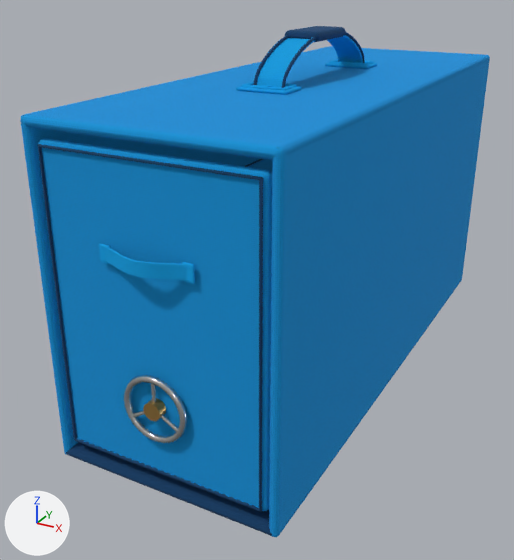
Two versions of the glTF model wave-volume-5-storage.glb, one commit apart.
Camera for both pictures: a camera (50 mm lens) standing at (0.174, -0.385, 0.235) and looking at (-0.019, -0.035, 0.06). The axes (+X, +Y, +Z) are drawn at lower left. The lights are the same throughout. The first picture is the older version. Where no turn or scale is listed for an object, it has been applied to the vertices.

Names of what the first picture shows: 'Cabinet_bottom', 'Cabinet_side', 'Cabinet_side.001', 'Cabinet_top', 'Carry_handle_anchor_cross.001', 'Carry_handle_anchor_seam', 'Carry_handle_anchor_seam.001', 'Carry_handle_anchor_seam_stitch', 'Carry_handle_padded_grip', 'Carry_handle_webbing', 'Drawer_front', 'Drawer_side', 'Drawer_webbing_pull', 'Drawer_webbing_pull_stitched_end', 'Drawer_webbing_pull_stitched_end.001', 'Front_sewn_edge', 'Front_sewn_edge_stitch', 'Handwheel_rim' and 8 more.
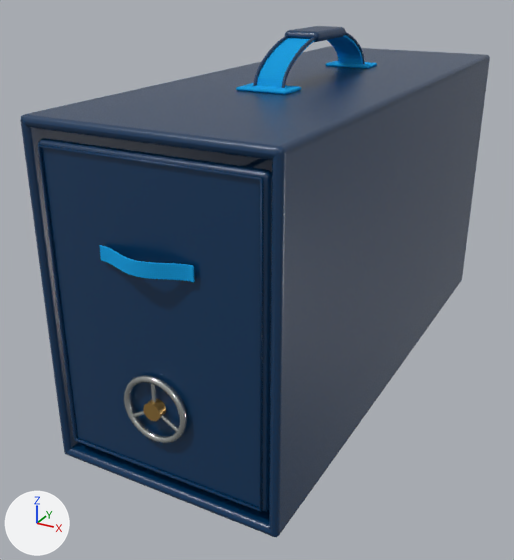
What differs and where, as boxes [x1, y1, x2, y2] in the pictures (514 x 560 px):
'Drawer_front', recoloured (darker): [39, 138, 272, 511] in both
'Cabinet_side.001', recoloured: [269, 55, 490, 537] in both
'Cabinet_top', recoloured (darker): [22, 46, 489, 160] in both
'Cabinet_side', recoloured: [20, 46, 330, 455] in both
'Drawer_side', recoloured: [248, 159, 272, 171] in both
'Carry_handle_anchor_seam', recoloured: [241, 82, 297, 91] in both
'Drawer_webbing_pull_stitched_end.001', recoloured: [182, 262, 195, 284] in both
'Front_sewn_edge_stitch', recoloured: [42, 144, 259, 508] in both
'Drawer_webbing_pull_stitched_end', recoloured: [99, 244, 110, 264] in both
'Carry_handle_anchor_seam.001', recoloured: [329, 60, 374, 66] in both
'Carry_handle_anchor_cross.001', recoloured: [254, 85, 291, 86] in both
'Carry_handle_anchor_seam_stitch', recoloured: [243, 81, 289, 88] in both

Edits to the bpy script that builds the scene:
```text
Add img_plastic_exterior_normal:
    img_plastic_exterior_normal = load_image('Plastic exterior normal', '_unpacked/Plastic_exterior_normal', 256, 256, 'Non-Color')
Add img_plastic_exterior_color:
    img_plastic_exterior_color = load_image('Plastic exterior color', '_unpacked/Plastic_exterior_color', 256, 256, 'sRGB')
Change mat_utsw_thread_cloth_blue:
    mat_utsw_thread_cloth_blue.base_color: (0.0, 0.342, 0.761) -> (0.0, 0.0356, 0.109)  # blue #009ee2 -> dark blue #00355d
Add mat_utsw_shell_plastic_navy:
    mat_utsw_shell_plastic_navy = bpy.data.materials.new('UTSW shell plastic navy')
    # colours: dark blue #00355d
    # uses the picture img_plastic_exterior_color
    # uses the picture img_plastic_exterior_normal
Change me_cube_145:
    where me_cube_145.from_pydata(...)  # 96 vertices, 188 faces; spans x -0.003..0.003, y -0.165..0.165, z -0.089..0.089
    remove me_cube_145.materials.append(mat_utsw_shell_cloth_blue)
    add me_cube_145.materials.append(mat_utsw_shell_plastic_navy)
Change me_cube_146:
    where me_cube_146.from_pydata(...)  # 96 vertices, 188 faces; spans x -0.003..0.003, y -0.165..0.165, z -0.089..0.089
    remove me_cube_146.materials.append(mat_utsw_shell_cloth_blue)
    add me_cube_146.materials.append(mat_utsw_shell_plastic_navy)
Change me_cube_147:
    where me_cube_147.from_pydata(...)  # 96 vertices, 188 faces; spans x -0.064..0.064, y -0.165..0.165, z -0.003..0.003
    remove me_cube_147.materials.append(mat_utsw_shell_cloth_blue)
    add me_cube_147.materials.append(mat_utsw_shell_plastic_navy)
Change me_cube_153:
    where me_cube_153.from_pydata(...)  # 160 vertices, 320 faces; spans x -0.057..0.057, y -0.003..0.003, z -0.079..0.079
    remove me_cube_153.materials.append(mat_utsw_shell_cloth_blue)
    add me_cube_153.materials.append(mat_utsw_shell_plastic_navy)
Change me_cube_154:
    where me_cube_154.from_pydata(...)  # 96 vertices, 188 faces; spans x -0.002..0.002, y -0.157..0.157, z -0.052..0.052
    remove me_cube_154.materials.append(mat_utsw_shell_cloth_blue)
    add me_cube_154.materials.append(mat_utsw_shell_plastic_navy)
```
